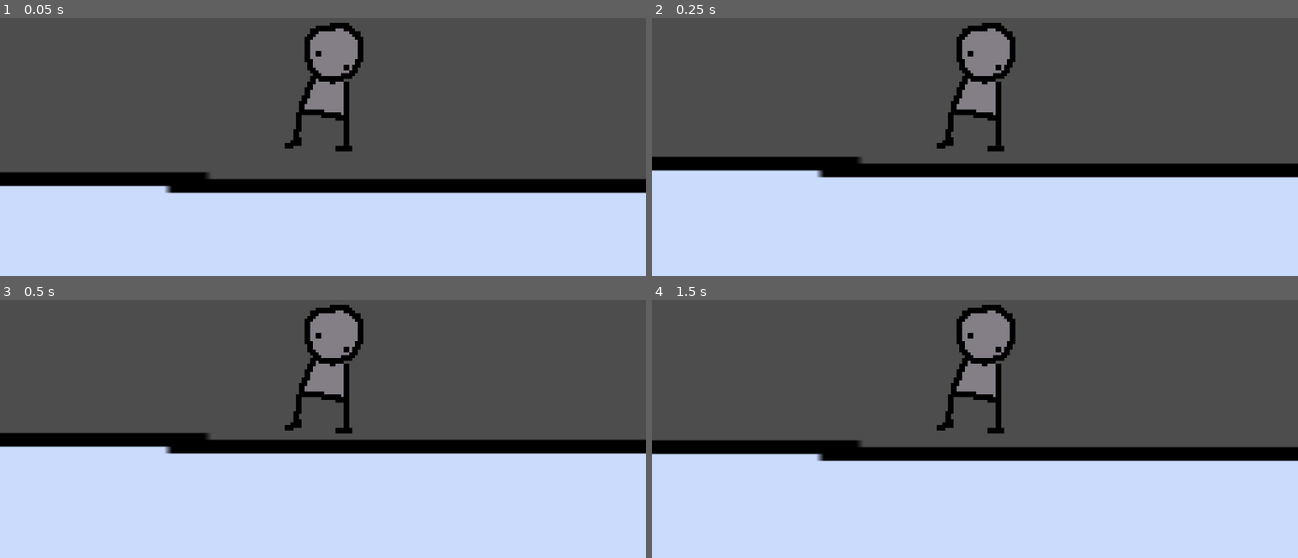
Above: before the commit, frames 1-4 (two rows, left to right).
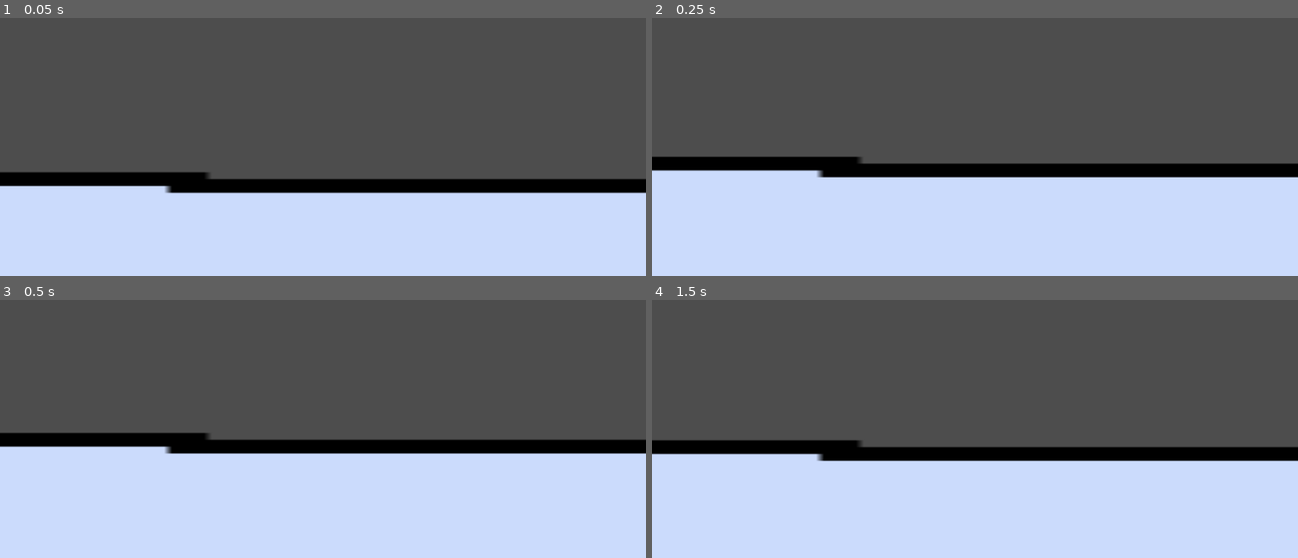
Above: after the commit, the same moments.

Repository: Helia8/platform
Game: Godot game, scene res://scenes/Level/Level1.tscn
Two runs of this game, one before a commit and one after it. Both use one fixed random seed, a clock stepped at 60 frames per second and the inputs below.
Inputs:
- Up to frame 1 (0.05 s): no input
- Up to frame 2 (0.25 s): no input
- Up to frame 3 (0.5 s): no input
- Up to frame 4 (1.5 s): tap Enter (ui_accept) at 0.5, 0.77, 1.25 s; hold Right (ui_right) from 0.53 s (still down)

The runs differ from the first frame. In frame 1, 3.1% of the frame differs, in the area x 44-57%, y 1-52%; in frame 2, 3.1%; in frame 3, 3.1%; in frame 4, 3.1%.
Error before the commit: Cannot call method 'play' on a null value. (res://src/player.gd:28)
Error after the commit: Cannot call method 'play' on a null value. (res://src/player.gd:29)

Commit message:
fix: hide sprite when moving

Diff:
--- a/src/player.gd
+++ b/src/player.gd
@@ -5,7 +5,7 @@
 @export var hp: int = 1
 
 @onready var anim: AnimatedSprite2D = $PlayerAnim
-
+@onready var sprite: Sprite2D = $Player
 func _physics_process(delta: float) -> void:
 	if not is_on_floor():
 		velocity += get_gravity() * delta
@@ -25,8 +25,10 @@
 
 func _update_animation() -> void:
 	if not is_on_floor():
+		sprite.hide()
 		anim.play("jump")
 	elif velocity.x != 0:
+		sprite.hide()
 		anim.play("walk")
 	else:
 		anim.play("idle")
